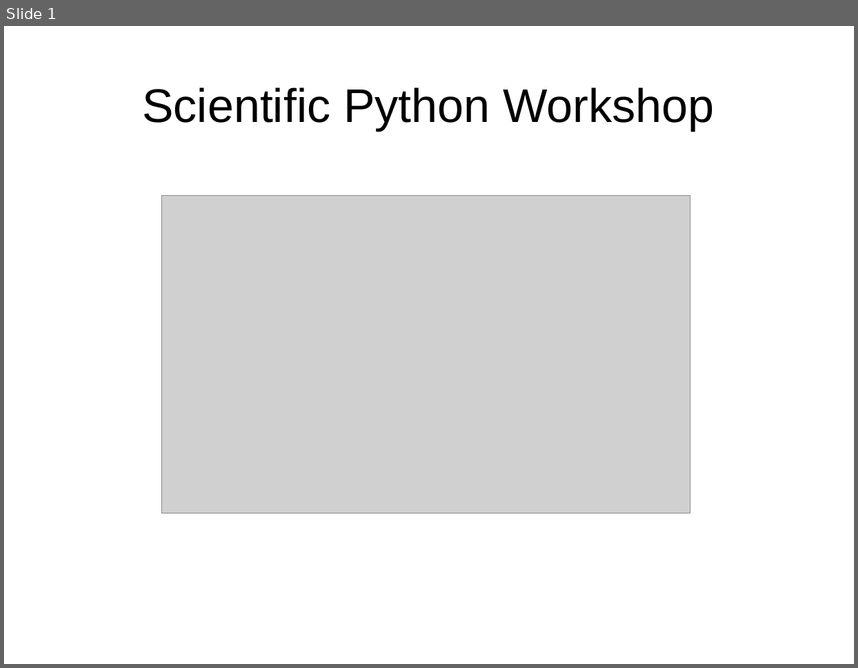
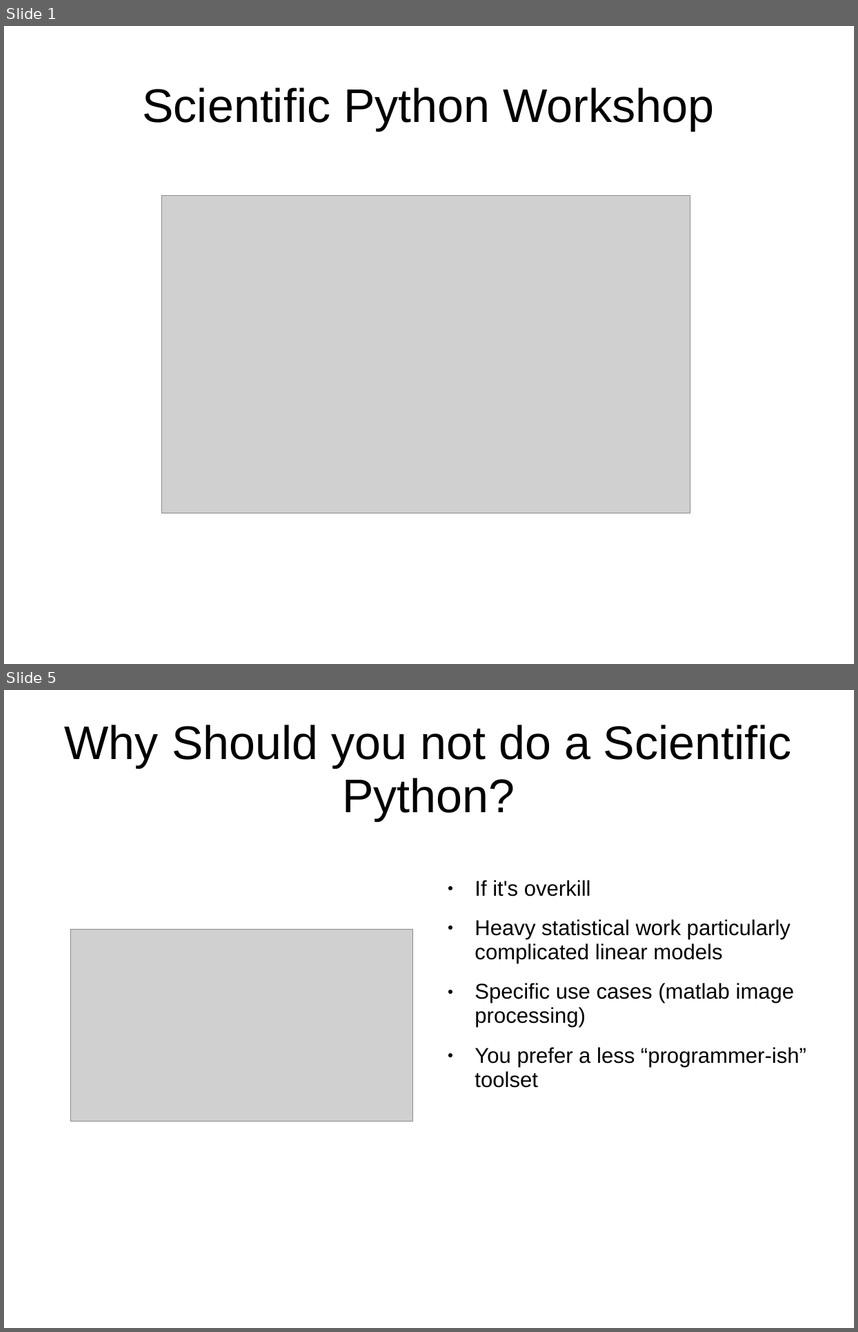
Before and after one commit to bunnylab/scipython-workshop, a slide deck: slides/brief_intro.ppt. Shown one above the other, each under a label of ours: slide 1 before the commit, slides 1 and 5 after it; the slides between them are not shown. The pictures are 858x668 and 858x1332 pixels, drawn with LibreOffice and Linux fonts; fonts in the diff are those of the drawing; grey boxes stand for pictures. Boxes give left, top, right and bottom in pixels: in the first picture for what was removed or moved away, otherwise in the second. Text is boxed around its words. In the diff, an @@ line names an element or a change of style, - is before the commit and + after.

```diff
--- a/slides/brief_intro.ppt
+++ b/slides/brief_intro.ppt
@@ slide 5 added at (4,690,854,1328), background #FFFFFF @@
@@ title added at (65,724,792,821), 44 pt, text #000000 @@
+Why Should you not do a Scientific Python?
@@ text added at (475,880,806,1087), 20 pt, text #000000 @@
+● If it's overkill
+● Heavy statistical work particularly complicated linear models
+● Specific use cases (matlab image processing)
+● You prefer a less “programmer-ish” toolset
@@ picture added at (70,929,413,1121) @@
```
Also in this commit, not shown: 3 other slides added, 1 other file.
